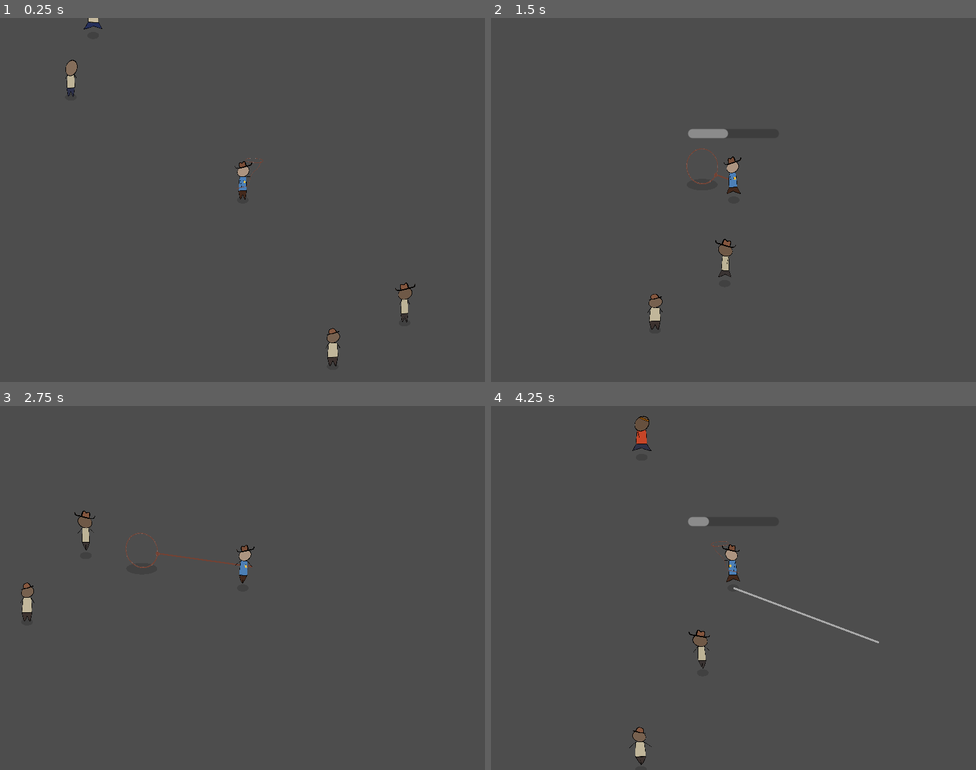
Above: before the commit, frames 1-4 (two rows, left to right).
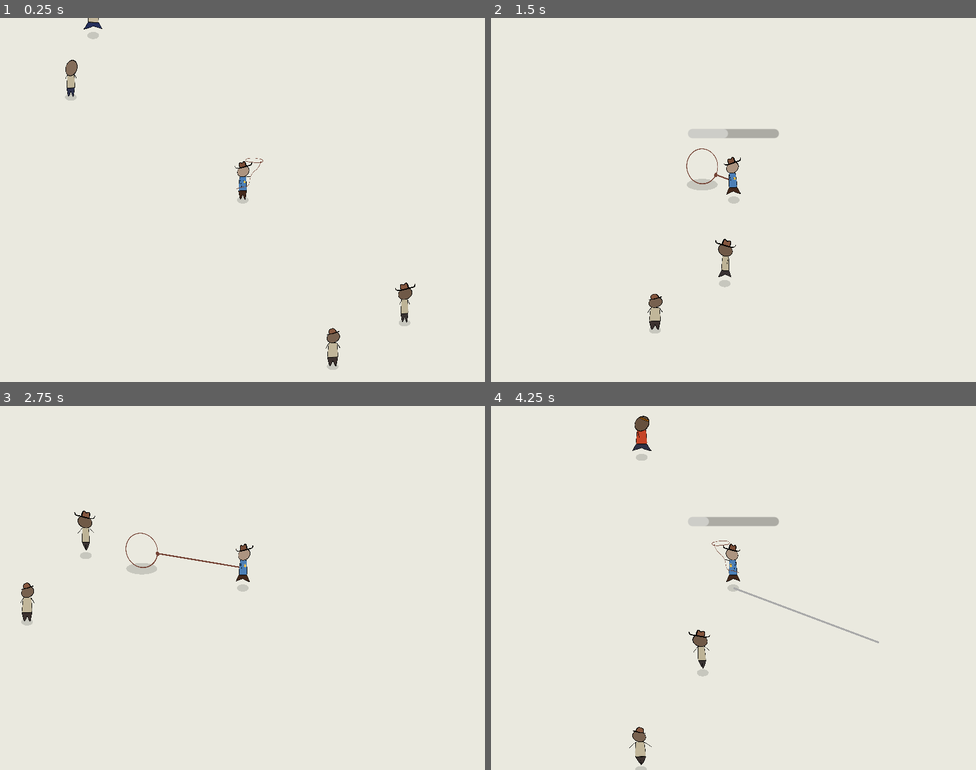
Above: after the commit, the same moments.

Repository: martindzejky/gmtk2025
Game: Godot game, scene res://main.tscn
The game is run twice, just before and just after one commit, with the same random seed, the same clock (stepped at 60 frames per second) and the same inputs.
Inputs (mouse positions are in pixels of both pictures, inside the frame that each line leads up to):
- Up to frame 1 (0.25 s): no input
- Up to frame 2 (1.5 s): move the mouse to (840, 181) at 0.52 s; hold D (move_right) 0.53-1.28 s; tap Shift (dash) at 0.6 s; move the mouse to (636, 218) at 1.27 s; hold S (move_down) from 1.28 s (still down); click (636, 218) at 1.35 s
- Up to frame 3 (2.75 s): move the mouse to (291, 507) at 2.02 s; release S (move_down) at 2.03 s; hold D (move_right) from 2.03 s (still down); tap Shift (dash) at 2.1 s
- Up to frame 4 (4.25 s): move the mouse to (709, 660) at 2.77 s; release D (move_right) at 2.78 s; hold W (move_up) 2.78-3.53 s; click (709, 660) at 2.85 s; move the mouse to (879, 642) at 3.52 s; hold A (move_left) from 3.53 s (still down); tap Shift (dash) at 3.6 s

The runs differ from the first frame. In frame 1, 99% of the frame differs, in the area x 0-100%, y 0-100%; in frame 2, 99%; in frame 3, 99%; in frame 4, 99%.

Commit message:
step sounds

Diff:
--- a/objects/dude.tscn
+++ b/objects/dude.tscn
@@ -15,6 +15,7 @@
 [ext_resource type="Texture2D" uid="uid://de3tqqaacbguy" path="res://sprites/bandana_0.png" id="7_cr6a7"]
 [ext_resource type="PackedScene" uid="uid://b3xcbsdspbjfw" path="res://objects/shadow.tscn" id="7_x15pf"]
 [ext_resource type="Texture2D" uid="uid://dasifeoxbfie0" path="res://sprites/head_outline.png" id="8_720c1"]
+[ext_resource type="AudioStream" uid="uid://b75a70qt2nxvu" path="res://sounds/step_random.tres" id="11_kj05k"]
 [ext_resource type="Texture2D" uid="uid://dd26i17r46ue3" path="res://sprites/lasso_tied.png" id="14_r7x12"]
 [ext_resource type="Texture2D" uid="uid://cgyw68824nvqd" path="res://sprites/lasso_player.png" id="15_o0308"]
 
@@ -624,6 +625,21 @@
 "update": 0,
 "values": [Vector2(1, 1), Vector2(1.4, 0.8), Vector2(1.4, 0.8), Vector2(1, 1)]
 }
+tracks/7/type = "audio"
+tracks/7/imported = false
+tracks/7/enabled = true
+tracks/7/path = NodePath("sounds")
+tracks/7/interp = 1
+tracks/7/loop_wrap = true
+tracks/7/keys = {
+"clips": [{
+"end_offset": 0.0,
+"start_offset": 0.0,
+"stream": ExtResource("11_kj05k")
+}],
+"times": PackedFloat32Array(0)
+}
+tracks/7/use_blend = true
 
 [sub_resource type="Animation" id="Animation_kj05k"]
 resource_name = "dash_lasso"
@@ -735,6 +751,21 @@
 "update": 0,
 "values": [Vector2(1, 1), Vector2(1.4, 0.8), Vector2(1.4, 0.8), Vector2(1, 1)]
 }
+tracks/9/type = "audio"
+tracks/9/imported = false
+tracks/9/enabled = true
+tracks/9/path = NodePath("sounds")
+tracks/9/interp = 1
+tracks/9/loop_wrap = true
+tracks/9/keys = {
+"clips": [{
+"end_offset": 0.0,
+"start_offset": 0.0,
+"stream": ExtResource("11_kj05k")
+}],
+"times": PackedFloat32Array(0)
+}
+tracks/9/use_blend = true
 
 [sub_resource type="Animation" id="Animation_t4klp"]
 resource_name = "fleeing"
@@ -833,6 +864,25 @@
 "points": PackedFloat32Array(0.8, -0.25, 0, 0, 0.0295467, 1.1, -0.25, 0, 0.25, 0, 0.8, -2.98023e-08, 0.035996, 0, 0.0356274, 1.1, -0.25, 0, 0.25, 0, 0.8, 0, 0.0380229, 0.25, 0),
 "times": PackedFloat32Array(0, 0.2, 0.4, 0.6, 0.8)
 }
+tracks/8/type = "audio"
+tracks/8/imported = false
+tracks/8/enabled = true
+tracks/8/path = NodePath("sounds")
+tracks/8/interp = 1
+tracks/8/loop_wrap = true
+tracks/8/keys = {
+"clips": [{
+"end_offset": 0.0,
+"start_offset": 0.0,
+"stream": ExtResource("11_kj05k")
+}, {
+"end_offset": 0.0,
+"start_offset": 0.0,
+"stream": ExtResource("11_kj05k")
+}],
+"times": PackedFloat32Array(0, 0.4)
+}
+tracks/8/use_blend = true
 
 [sub_resource type="Animation" id="Animation_tkn7g"]
 resource_name = "idle"
@@ -1244,6 +1294,25 @@
 "update": 0,
 "values": [-0.0872665, 0.0872665, -0.0872665]
 }
+tracks/9/type = "audio"
+tracks/9/imported = false
+tracks/9/enabled = true
+tracks/9/path = NodePath("sounds")
+tracks/9/interp = 1
+tracks/9/loop_wrap = true
+tracks/9/keys = {
+"clips": [{
+"end_offset": 0.0,
+"start_offset": 0.0,
+"stream": ExtResource("11_kj05k")
+}, {
+"end_offset": 0.0,
+"start_offset": 0.0,
+"stream": ExtResource("11_kj05k")
+}],
+"times": PackedFloat32Array(0, 0.4)
+}
+tracks/9/use_blend = true
 
 [sub_resource type="Animation" id="Animation_dkird"]
 resource_name = "running_hooked"
@@ -1366,6 +1435,25 @@
 "update": 0,
 "values": [-0.0872665, 0.0872665, -0.0872665]
 }
+tracks/10/type = "audio"
+tracks/10/imported = false
+tracks/10/enabled = true
+tracks/10/path = NodePath("sounds")
+tracks/10/interp = 1
+tracks/10/loop_wrap = true
+tracks/10/keys = {
+"clips": [{
+"end_offset": 0.0,
+"start_offset": 0.0,
+"stream": ExtResource("11_kj05k")
+}, {
+"end_offset": 0.0,
+"start_offset": 0.0,
+"stream": ExtResource("11_kj05k")
+}],
+"times": PackedFloat32Array(0, 0.4)
+}
+tracks/10/use_blend = true
 
 [sub_resource type="Animation" id="Animation_r7x12"]
 resource_name = "running_lasso"
@@ -1500,6 +1588,25 @@
 "update": 0,
 "values": [-0.0872665, 0.0872665, -0.0872665]
 }
+tracks/11/type = "audio"
+tracks/11/imported = false
+tracks/11/enabled = true
+tracks/11/path = NodePath("sounds")
+tracks/11/interp = 1
+tracks/11/loop_wrap = true
+tracks/11/keys = {
+"clips": [{
+"end_offset": 0.0,
+"start_offset": 0.0,
+"stream": ExtResource("11_kj05k")
+}, {
+"end_offset": 0.0,
+"start_offset": 0.0,
+"stream": ExtResource("11_kj05k")
+}],
+"times": PackedFloat32Array(0, 0.4)
+}
+tracks/11/use_blend = true
 
 [sub_resource type="Animation" id="Animation_3mih0"]
 resource_name = "shoot"
@@ -1774,3 +1881,7 @@
 [node name="bow_slot_front" type="Marker2D" parent="jump_animation/rotation_scale_animation"]
 visible = false
 position = Vector2(3.52625, -24.1408)
+
+[node name="sounds" type="AudioStreamPlayer2D" parent="."]
+max_distance = 400.0
+attenuation = 3.0
--- a/objects/player.tscn
+++ b/objects/player.tscn
@@ -34,7 +34,7 @@
 lasso = NodePath("lasso")
 
 [node name="dude" parent="." instance=ExtResource("5_f46kd")]
-running_animation_scale = 1.6
+running_animation_scale = 1.4
 legs_color_gradient = SubResource("Gradient_3rerk")
 body_color_gradient = SubResource("Gradient_f46kd")
 hat_chance = 1.0
--- a/project.godot
+++ b/project.godot
@@ -92,3 +92,4 @@
 
 renderer/rendering_method="gl_compatibility"
 renderer/rendering_method.mobile="gl_compatibility"
+environment/defaults/default_clear_color=Color(0.918507, 0.914985, 0.875466, 1)
--- /dev/null
+++ b/sounds/step_random.tres
@@ -0,0 +1,9 @@
+[gd_resource type="AudioStreamRandomizer" load_steps=2 format=3 uid="uid://b75a70qt2nxvu"]
+
+[ext_resource type="AudioStream" uid="uid://broctiu75w8ka" path="res://sounds/step.wav" id="1_ae5cs"]
+
+[resource]
+random_pitch = 1.2
+random_volume_offset_db = 0.05
+streams_count = 1
+stream_0/stream = ExtResource("1_ae5cs")
Not shown: 1 places in objects/dude.tscn that only renumber resources
Not shown, added: sounds/step.wav.import
Not shown, added: sounds/step.wav
